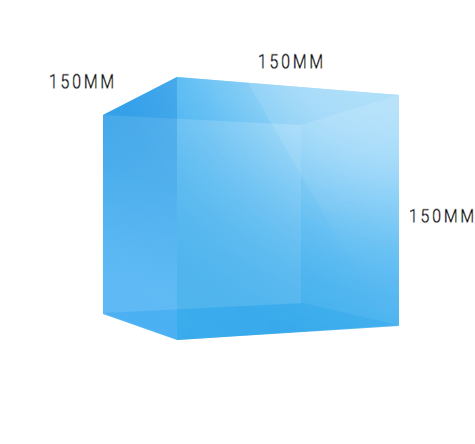
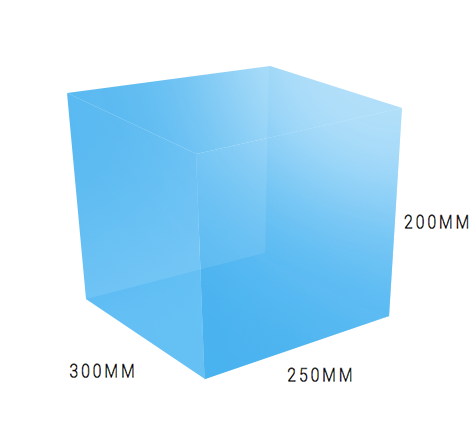
Layered file, before and after one edit (475×444). Changes by layer:
added layer "Warstwa 11" above "Zrzut ekranu 2019-05-22 o 17.39.37" over [69, 214, 469, 382]
hid "Warstwa 5" over [258, 53, 323, 69]
moved "brush" above "Cube creator" over [49, 53, 474, 382]
added group "Cube creator" with 5 layers above "Cube guider kopia" over [67, 66, 402, 380]
added layer "top" (80%) in group "Cube creator" over [67, 66, 402, 224]
added layer "side 1" (80%) in group "Cube creator" over [67, 93, 207, 379]
added layer "front-glass" (80%) in group "Cube creator" over [196, 108, 402, 380]
added layer "side 2" (50%) in group "Cube creator" over [265, 66, 402, 318]
added layer "bottom" (50%) in group "Cube creator" over [86, 253, 390, 380]
hid "Warstwa 6 kopia" over [409, 208, 474, 223]
hid "Warstwa 7" over [49, 73, 114, 89]
moved "side glass kopia" (3rd of 3, in "Cube adventurer") into group "Cube adventurer" over [103, 77, 180, 340]
moved "side glass" (3rd of 3, in "Cube adventurer") into group "Cube adventurer" over [103, 77, 180, 340]
moved "glow" (3rd of 3, in "Cube adventurer") into group "Cube adventurer" over [247, 82, 399, 327]
moved "front glass" (3rd of 3, in "Cube adventurer") into group "Cube adventurer" over [177, 77, 399, 340]
moved "bottom glass" (3rd of 3, in "Cube adventurer") into group "Cube adventurer" over [103, 303, 399, 340]
moved "side glass-2" (3rd of 3, in "Cube adventurer") into group "Cube adventurer" over [301, 93, 399, 325]
moved "top glass" (3rd of 3, in "Cube adventurer") into group "Cube adventurer" over [103, 77, 399, 125]
